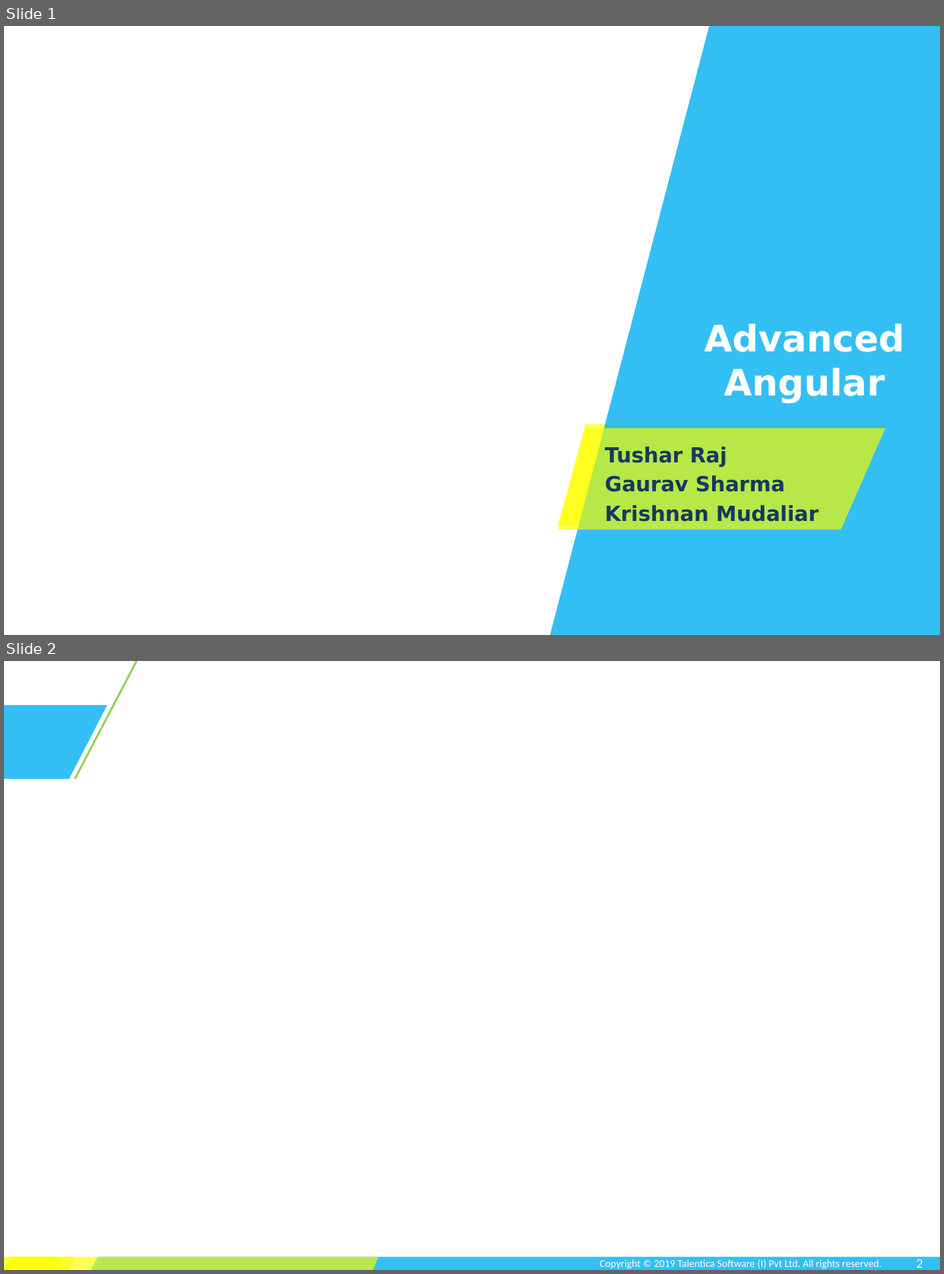
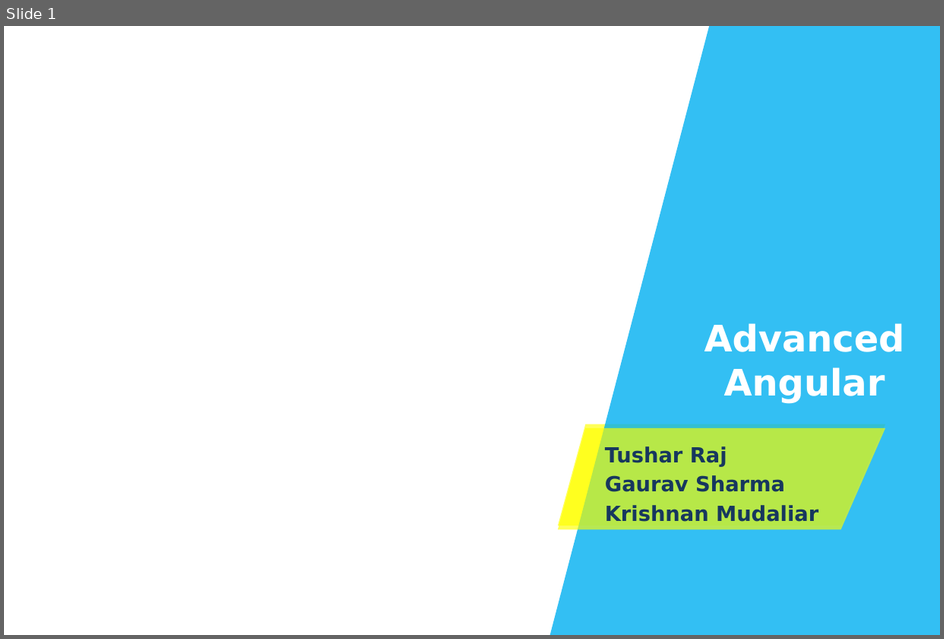
Before and after one commit to TusharRajGupt/angular-demo, a slide deck: session-7/Session 7.pptx. Shown one above the other, each under a label of ours: slides 1 and 2 before the commit, slide 1 after it. The pictures are 944x1274 and 944x639 pixels, drawn with LibreOffice and Linux fonts; fonts in the diff are those of the drawing; background and template pictures are left out. Boxes give left, top, right and bottom in pixels: in the first picture for what was removed or moved away, otherwise in the second. Text is boxed around its words. In the diff, an @@ line names an element or a change of style, - is before the commit and + after.

```diff
--- a/session-7/Session 7.pptx
+++ b/session-7/Session 7.pptx
@@ slide 2 removed at (4,661,940,1270), background #FFFFFF @@
@@ line removed from (137, 661) to (75, 779) @@
@@ freeform shape removed at (4,705,107,779) @@
@@ group removed at (4,1257,940,1270): 3 freeform shapes, 1 rectangle @@
@@ text removed at (600,1259,882,1269) @@
-Copyright © 2019 Talentica Software (I) Pvt Ltd. All rights reserved.
@@ page number removed at (917,1259,924,1267) @@
-2
```
Also in this commit, not shown: 4 slides added, 11 other files.
